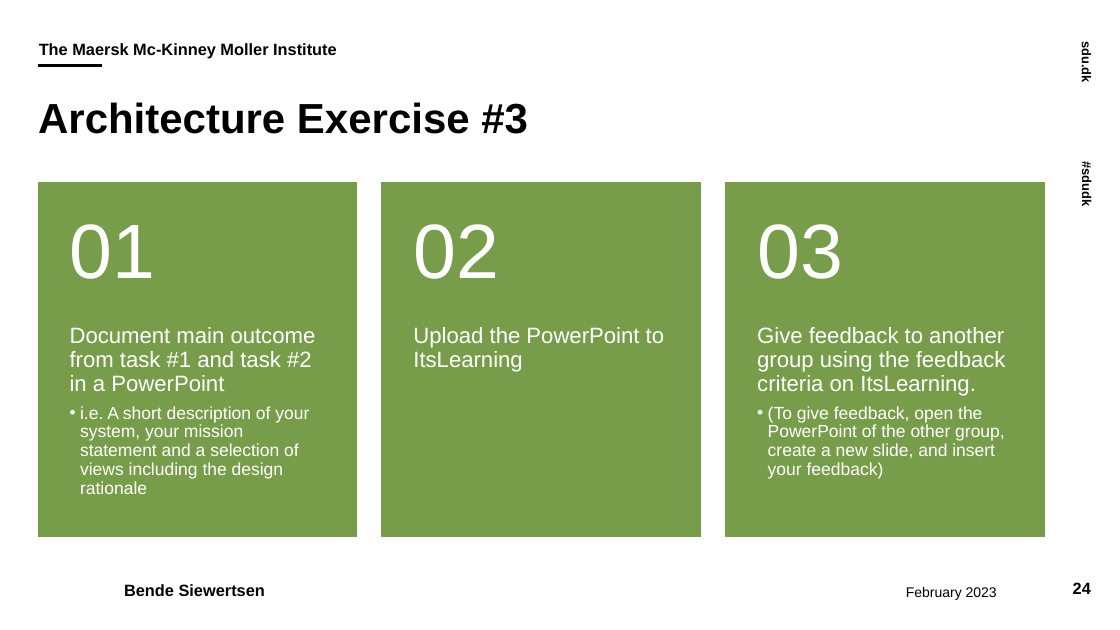
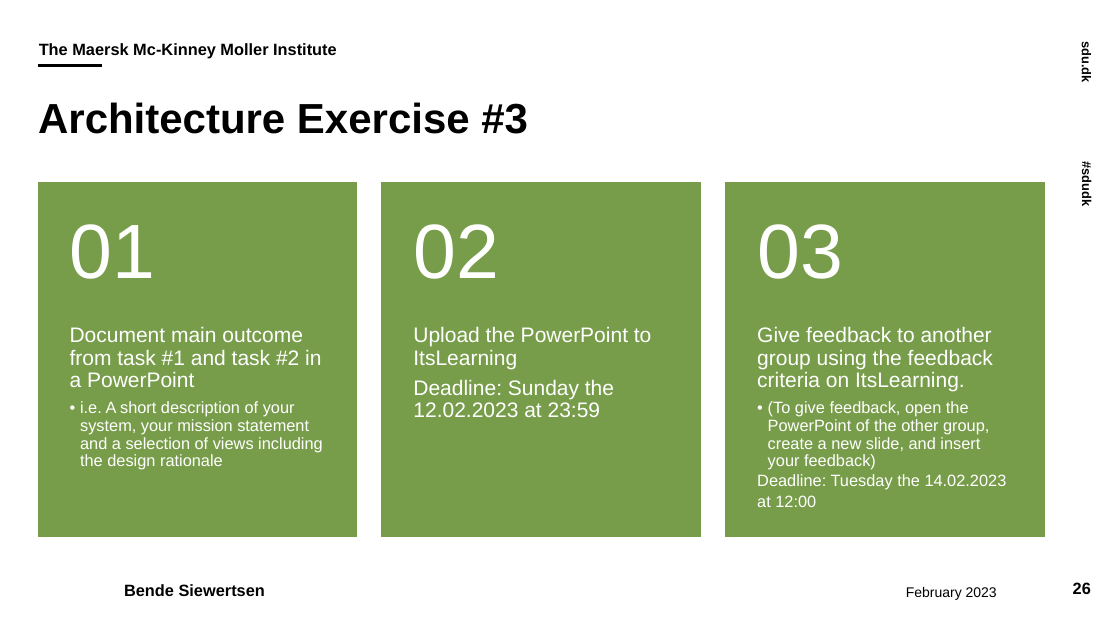
Before and after one commit to Vicle18/Master, a slide deck: slide 26 of kafka_intro/Exercise_2_presentation_kafka.pptx (slide 24 before the commit). Drawn at 1120x630 pixels with LibreOffice and Linux fonts; fonts in the diff are those of the drawing; background and template pictures are left out. Boxes give left, top, right and bottom in pixels: in the first picture for what was removed or moved away, otherwise in the second. Text is boxed around its words. In the diff, an @@ line names an element or a change of style, - is before the commit and + after.

```diff
--- a/kafka_intro/Exercise_2_presentation_kafka.pptx
+++ b/kafka_intro/Exercise_2_presentation_kafka.pptx
@@ text "Document main outcome from task ..." at <box>70,327,323,470</box>: size 19 to 18 pt in "Document main outcome from task #1 and ..."; size 15 to 14 pt in "i.e. A short description of your system, ..." @@
@@ text at <box>413,327,651,369</box>: size 19 to 18 pt in "Upload the PowerPoint to ItsLearning" @@
@@ text at <box>757,327,993,470</box>: size 19 to 18 pt in "Give feedback to another group using the ..."; size 15 to 14 pt in "(To give feedback, open the PowerPoint of ..." @@
@@ text at <box>413,380,614,417</box>: paragraph added @@
+Deadline: Sunday the 12.02.2023 at 23:59
@@ text at <box>757,474,1007,507</box>: paragraphs added @@
+  Deadline: Tuesday the 14.02.2023
+  at 12:00
@@ page number at <box>1073,582,1091,594</box>: text changed @@
-24
+26
```
Also in this commit, not shown: 2 other slides changed, 2 slides added, 22 other files.
